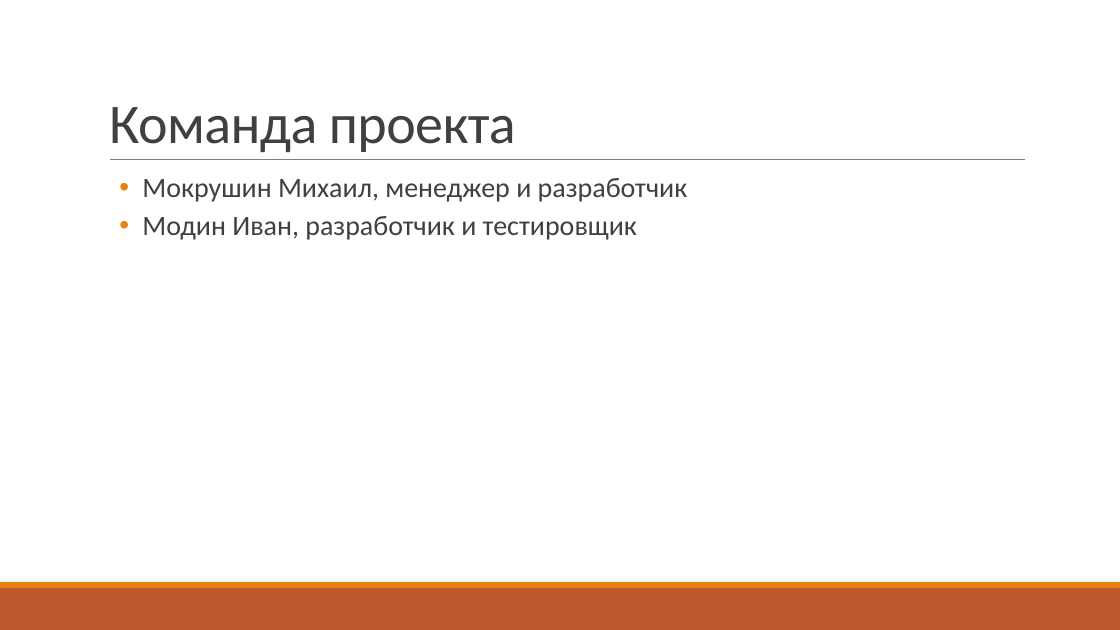
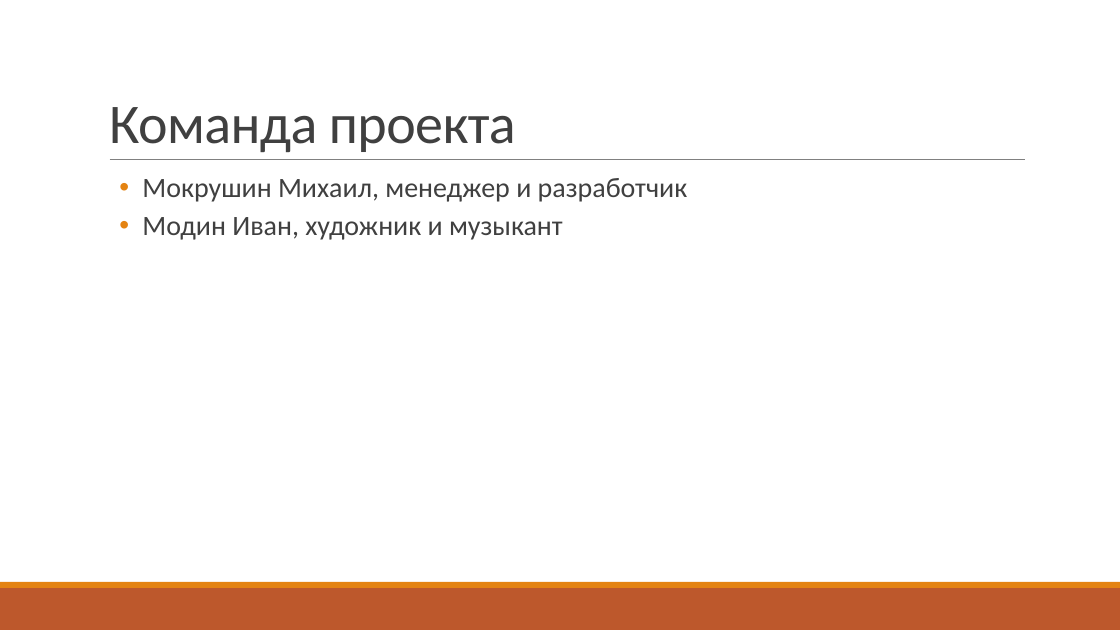
Before and after one commit to RareSnowflake/istu-lab-upp-2019-2020, a slide deck: slide 6 of Мокрушин_Модин_ITCT/lab1.pptx. Drawn at 1120x630 pixels with LibreOffice and Linux fonts; fonts in the diff are those of the drawing. Boxes give left, top, right and bottom in pixels: in the first picture for what was removed or moved away, otherwise in the second. Text is boxed around its words. In the diff, an @@ line names an element or a change of style, - is before the commit and + after.

```diff
--- a/Мокрушин_Модин_ITCT/lab1.pptx
+++ b/Мокрушин_Модин_ITCT/lab1.pptx
@@ text at [142,217,563,240]: text changed @@
-  • Модин Иван, разработчик и тестировщик
+  • Модин Иван, художник и музыкант
```
Also in this commit, not shown: 4 other slides changed, 1 slide added, 1 slide removed, 16 other files.
